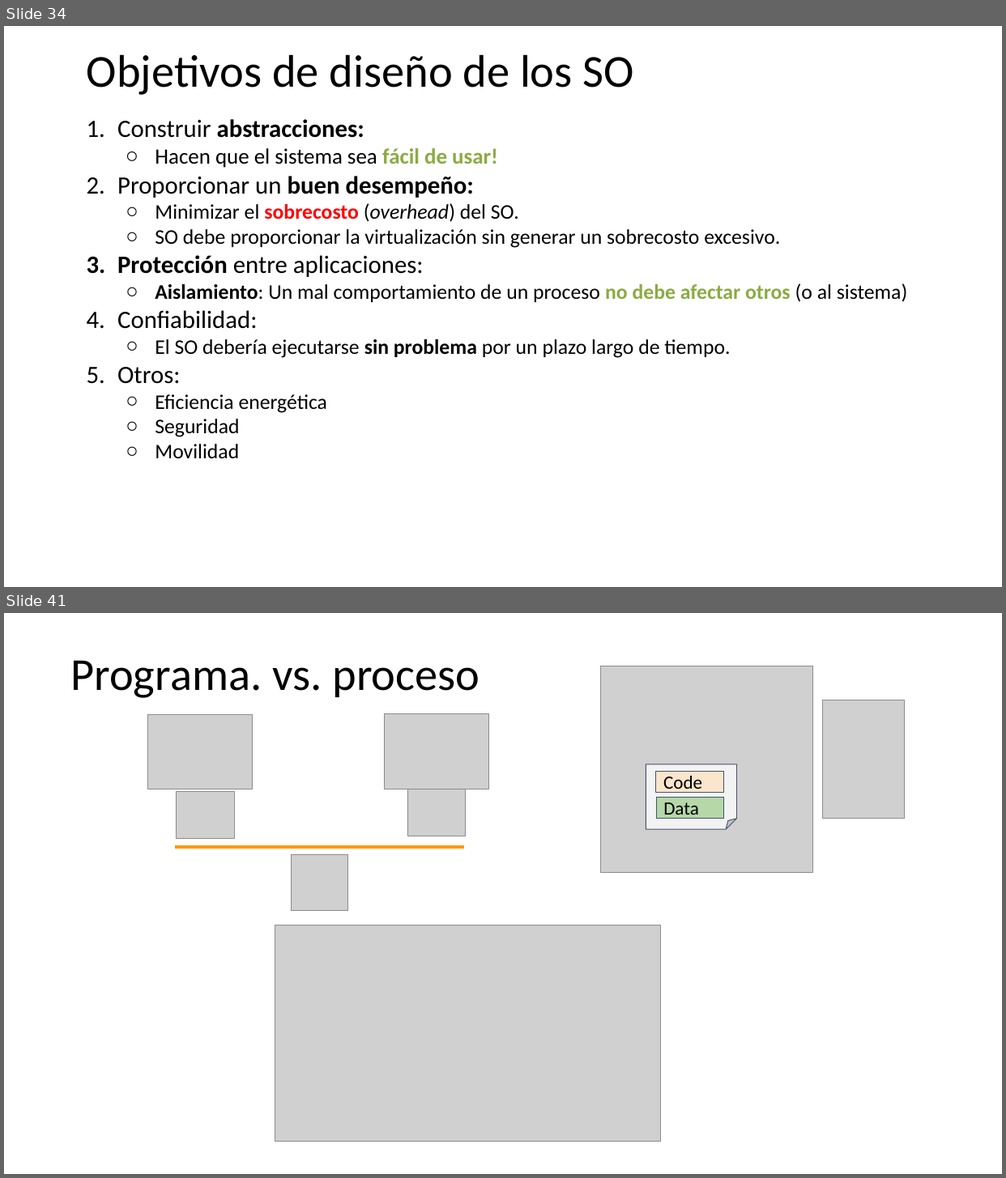
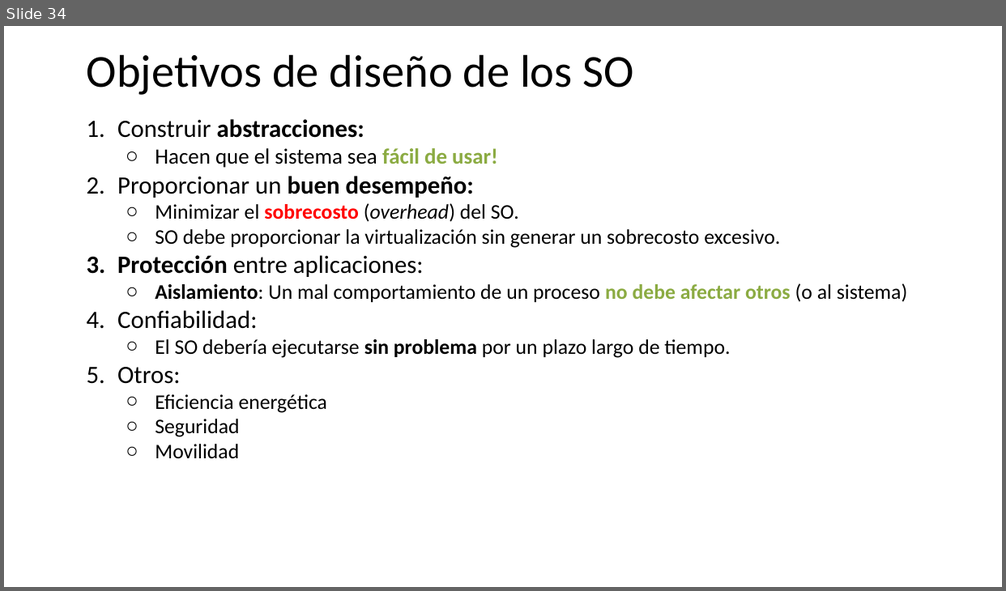
Before and after one commit to udea-so/apuntes_2026-2_SO-virtual, a slide deck: clase_02/SO_apuntes_clase2.pptx. Shown one above the other, each under a label of ours: slides 34 and 41 before the commit, slide 34 after it; the slides between them are not shown. The pictures are 1006x1178 and 1006x591 pixels, drawn with LibreOffice and Linux fonts; fonts in the diff are those of the drawing; grey boxes stand for pictures. Boxes give left, top, right and bottom in pixels: in the first picture for what was removed or moved away, otherwise in the second. Text is boxed around its words. In the diff, an @@ line names an element or a change of style, - is before the commit and + after.

```diff
--- a/clase_02/SO_apuntes_clase2.pptx
+++ b/clase_02/SO_apuntes_clase2.pptx
@@ slide 41 removed at [4, 613, 1002, 1174], background #FFFFFF @@
@@ title removed at [70, 660, 480, 698] @@
-Programa. vs. proceso
@@ picture removed at [823, 700, 905, 818] @@
@@ picture removed at [148, 715, 253, 790] @@
@@ picture removed at [385, 714, 488, 789] @@
@@ picture removed at [177, 791, 235, 838] @@
@@ picture removed at [407, 789, 466, 836] @@
@@ group removed at [601, 666, 813, 872]: 2 rectangles, 1 picture, 1 folded corner @@
-Code
-Data
@@ line removed from (175, 847) to (464, 847) @@
@@ picture removed at [292, 855, 347, 911] @@
@@ picture removed at [275, 925, 661, 1142] @@
```
Also in this commit, not shown: 26 other slides removed, 5 other files.
